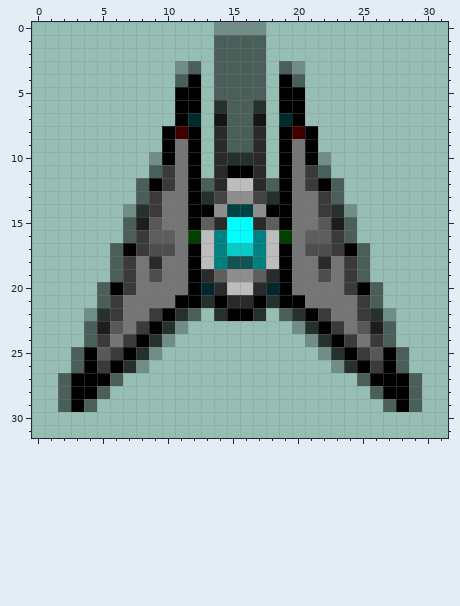
Edited in one commit: pixel-art sprite (src/RGBSpaceShooter.gmx/sprites/images/spt_player_ship_icon_0.png). The picture above is the old version.
The file is 32x32 pixels. Colours within 5 levels of each other are drawn and written as one.
The same view after the edit:
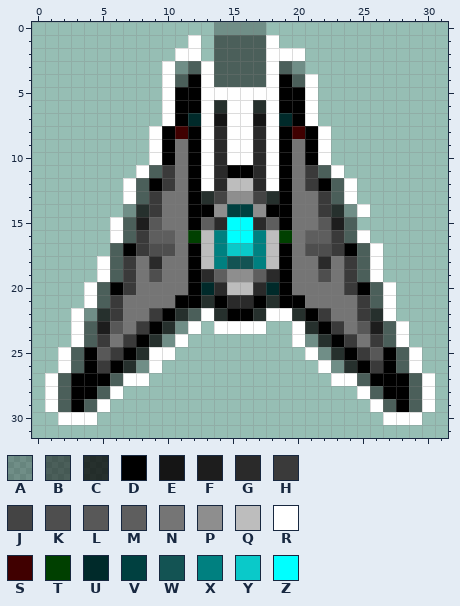
Palette (. is transparent): A #00000040  B #00000080  C #000000bf  D #000000  E #151515  F #1d1d1d  G #2a2a2a  H #3a3a3a  J #444444  K #4e4e4e  L #585858  M #5e5e5e  N #757575  P #8e8e8e  Q #bdbdbd  R #ffffff  S #400000  T #004000  U #002a2a  V #004040  W #135353  X #008080  Y #0ac9c9  Z #00ffff
The edit:
Colour R now appears in row 1 at x 12 and 18; in row 2 at x 11 to 12 and 18 to 20; in row 3 at x 10, 13 and 18; in rows 4 to 7 at x 10, 13, 18 and 21; in rows 8 to 9 at x 9, 13, 18 and 22; in row 10 at x 13 and 18.
Colour R now appears in row 11 at x 8, 13, 18 and 23; in rows 12 to 13 at x 7 and 24; in row 14 at x 25; in row 15 at x 6; in row 16 at x 6 and 25; in row 17 at x 26.
Colour R now appears in rows 18 to 19 at x 5 and 26; in rows 20 to 21 at x 4 and 27; in row 22 at x 3, 13 and 18; in row 23 at x 3, 12, 14 to 17 and 28; in row 24 at x 3, 11, 20 and 28; in row 25 at x 2, 10, 21 and 29.
Colour R now appears in row 26 at x 2, 9, 22 and 29; in row 27 at x 1, 7 to 8, 23 to 24 and 30; in row 28 at x 1, 6, 25 and 30; in row 29 at x 1, 5, 26 and 30; in row 30 at x 2 to 4 and 27 to 29.
The author changed colour A to colour R in row 10 at x 9 and 22; in row 22 at x 27; in row 23 at x 20; in row 25 at x 9.
The author changed colour B to colour R in row 5 at x 14 to 17; in rows 6 to 9 at x 15 to 16; in row 12 at x 13 and 18; in row 22 at x 19.
The author changed colour C to colour R in row 10 at x 15 to 16.
Pixel boxes of the changes (left, top, right, bottom) in both pictures:
changed: (45, 35, 435, 425)
